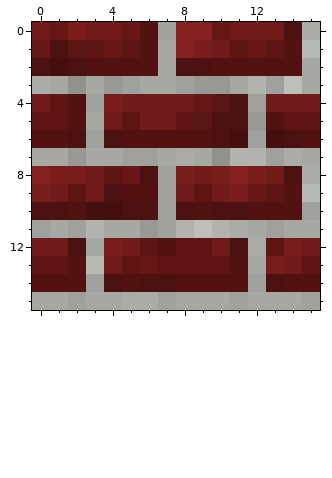
A pixel-art sprite gets an edit: textures/alignedbricks_brick.png. Above: the version before the commit.
The file is 16x16 pixels. Colours within 5 levels of each other are drawn and written as one.
The result:
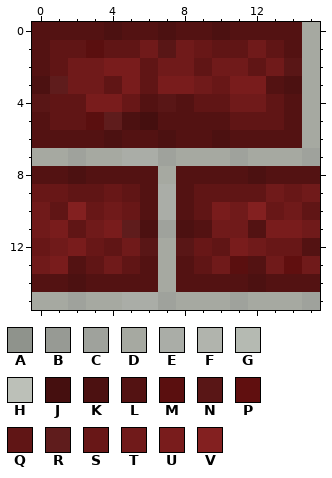
Palette (. is transparent): A #8f938c  B #979a94  C #9fa29c  D #a6a9a1  E #aaada7  F #b1b4ad  G #b5bab2  H #bcc0b8  J #450f0f  K #4c1111  L #531212  M #5a0f0f  N #591616  P #600f0f  Q #601515  R #5f1c1c  S #681717  T #701a1a  U #791c1c  V #832020
The author wrote: condensed code a bit simplified dslab recipe use alternate textures for default:brick node
The exact change:
Changed rows in their new state; - is an unchanged pixel.
first column x 0:
 0 LLLLKL-KLLKLLLLD
 1 LQQMQ-TNTSQ-T--D
 2 LQTTUUQTTQTTQTN-
 3 KRTTQUQUUTSUULK-
 4 N-QU-SLNLQQTTQLD
 5 L-QMRKJLLLLQQQLD
 6 --LL---K---LLLLD
 7 --C--EECD-DCDDDC
 8 LLKLLLLDLLLLKLLL
 9 SS-QSQ-EL-QQQTST
10 TQVSTSLELQUTVSTQ
11 TUQTURK-KLTTLUUT
12 S-USQ-NDNSQUTSSL
13 TU-Q--LDL-TMLTPT
14 --KLL-LD----KL--
